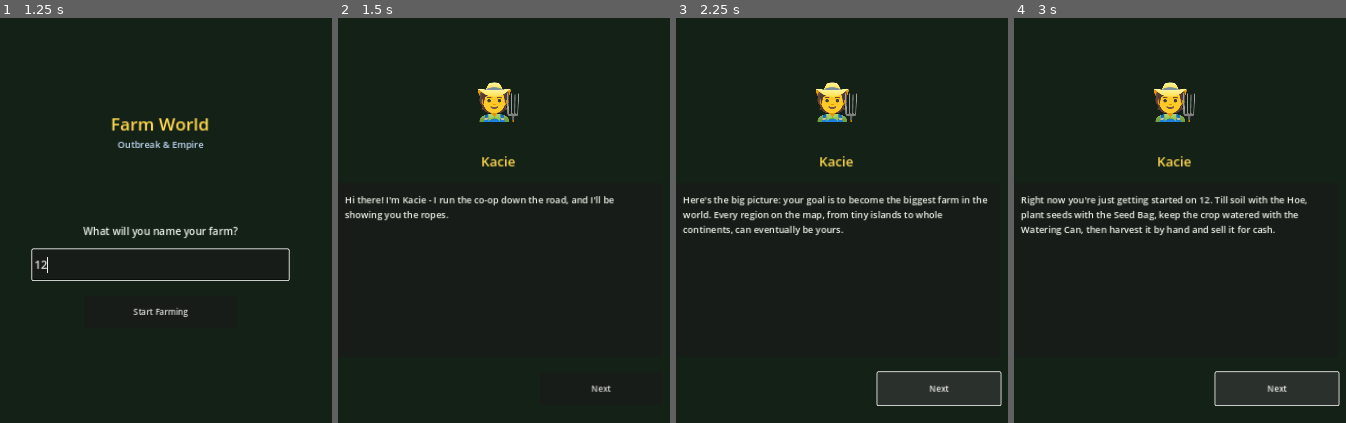
Above: before the commit, frames 1-4 (left to right).
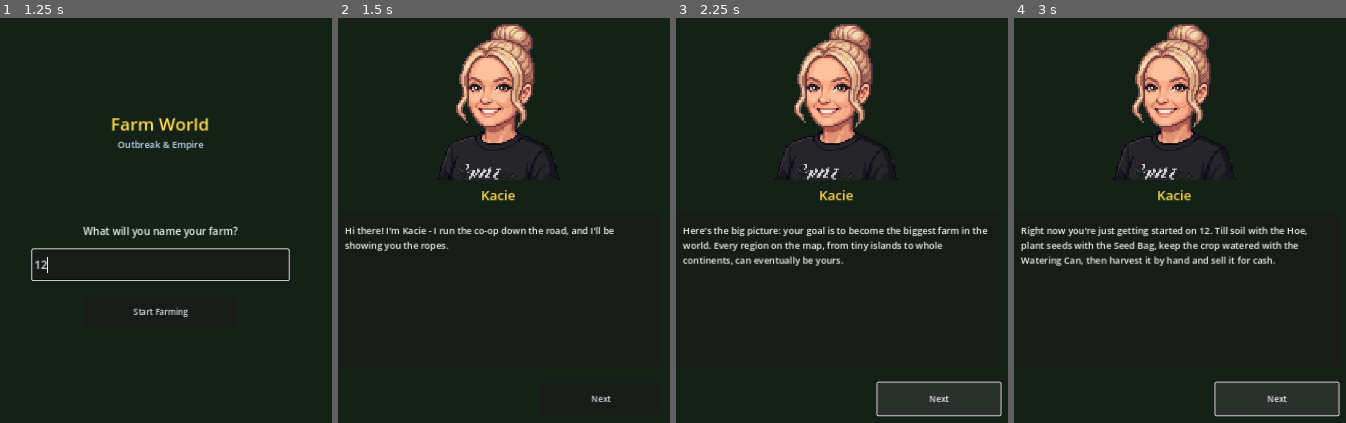
Above: after the commit, the same moments.

Repository: JLA92-bit/JLAProjects
Game: Godot game, scene res://scenes/Main.tscn
Two runs of this game, one before a commit and one after it. Both use one fixed random seed, a clock stepped at 60 frames per second and the inputs below.
Inputs (mouse positions are in pixels of both pictures, inside the frame that each line leads up to):
- Up to frame 1 (1.25 s): click (159, 265) at 0.52 s; type "12" at 0.6 s
- Up to frame 2 (1.5 s): click "Start Farming" at 1.25 s
- Up to frame 3 (2.25 s): click "Next" at 2 s
- Up to frame 4 (3 s): click "Next" at 2.75 s

Frame 1 is identical in both runs. In frame 2, 7.9% of the frame differs, in the area x 2-84%, y 1-95%; in frame 3, 11%; in frame 4, 11%, in the area x 2-99%, y 1-99%.

Commit message:
Use real Kacie portrait in dialogue, expand Home Farm to 16x11
Wires in the actual portrait image for Kacie (background checkerboard
removed, cropped and downscaled) in place of the emoji placeholder used
in the intro dialogue.

Also expands the playable farm grid from 10x7 to 16x11 tiles (~2.5x more
farmland) per feedback that the starting plot felt cramped - this affects
every plot uniformly (Home Farm and any owned world region), since they
all share the same grid-building code. Fixes two issues this surfaced:
- the camera's fixed height offset no longer cleared the larger orthogonal
  frustum, so its bottom rays started below the ground plane and never hit
  it (visible as a sky gap no amount of backdrop tiles could fix) - now
  scaled together with the grid so the same viewing angle stays clear of
  the ground plane
- an existing save's plot grids are sized to the old dimensions; loading
  now detects the mismatch and rebuilds those grids fresh instead of
  indexing past their bounds

Co-Authored-By: Claude Sonnet 5 <noreply@anthropic.com>
Claude-Session: https://claude.ai/code/session_01DNTxo4LPgN535niDF8rEXY

Diff:
--- a/godot/scripts/Main.gd
+++ b/godot/scripts/Main.gd
@@ -1,9 +1,9 @@
 extends Node2D
 
 # ---------- Constants ----------
-const TILE := 64
-const COLS := 10
-const ROWS := 7
+const TILE := 40
+const COLS := 16
+const ROWS := 11
 const DAY_LENGTH := 25.0
 const PLAYER_SPEED := 220.0
 const FARM_ORIGIN := Vector2(40, 110)
@@ -564,7 +564,16 @@
 	cam.projection = Camera3D.PROJECTION_ORTHOGONAL
 	cam.size = COLS * WORLD_TILE * 1.7
 	var center := Vector3((COLS - 1) * WORLD_TILE * 0.5, 0, (ROWS - 1) * WORLD_TILE * 0.5)
-	cam.position = center + Vector3(8, 7, 8)
+	# The camera offset's height (the "7") has to grow with cam.size, not stay
+	# fixed: for this fixed viewing angle, an orthogonal camera's bottom-row
+	# rays start at world Y = offset.y - half_frustum_height * 0.85 (0.85 is
+	# this angle's vertical basis component) and travel further downward from
+	# there - so if that start point is already below Y=0, those rays never
+	# reach the ground plane at all and the sky shows through no matter how
+	# much backdrop is added. Scaling the whole offset with COLS keeps the
+	# same angle while keeping the start point comfortably above the ground.
+	var cam_offset := Vector3(8, 7, 8) * (COLS / 10.0) * 1.3
+	cam.position = center + cam_offset
 	world_root.add_child(cam)
 	cam.look_at(center, Vector3.UP)
 	cam.current = true
@@ -587,7 +596,10 @@
 	# unclaimed farmland stretching toward the horizon instead of a flat
 	# sky-blue void. Individual real tiles (not one scaled-up mesh) so the
 	# shading matches the actual grid perfectly with no visible seam.
-	const BACKDROP_MARGIN := 20
+	# Scaled off COLS (tuned as 20 tiles at the original COLS=10) so a bigger
+	# playable grid - which also zooms the camera out further, see cam.size
+	# in _build_farm_view - still gets enough backdrop to hide the sky.
+	var BACKDROP_MARGIN := int(COLS * 2.0)
 	for tz in range(-BACKDROP_MARGIN, ROWS + BACKDROP_MARGIN):
 		for tx in range(-BACKDROP_MARGIN, COLS + BACKDROP_MARGIN):
 			if tx >= 0 and tx < COLS and tz >= 0 and tz < ROWS:
@@ -1409,19 +1421,30 @@
 	layer.add_child(intro_dialog_panel)
 	_add_opaque_backdrop(intro_dialog_panel)
 
-	var portrait_label := _add_label(intro_dialog_panel, "🧑‍🌾", Vector2(0, 360), Vector2(720, 120), 90)
-	portrait_label.horizontal_alignment = HORIZONTAL_ALIGNMENT_CENTER
-	var speaker_label := _add_label(intro_dialog_panel, "Kacie", Vector2(0, 500), Vector2(720, 36), 26, Color(1, 0.85, 0.3))
+	var portrait_rect := TextureRect.new()
+	portrait_rect.texture = load("res://assets_3d/textures/kacie_portrait.png")
+	portrait_rect.position = Vector2(240, 250)
+	portrait_rect.size = Vector2(240, 304)
+	portrait_rect.expand_mode = TextureRect.EXPAND_IGNORE_SIZE
+	portrait_rect.stretch_mode = TextureRect.STRETCH_KEEP_ASPECT_CENTERED
+	portrait_rect.custom_minimum_size = Vector2(240, 304)
+	intro_dialog_panel.add_child(portrait_rect)
+	# Controls clamp to their computed minimum size the instant they enter the
+	# tree, and a TextureRect's minimum size tracks its texture regardless of
+	# expand_mode - so the requested size only sticks if it's (re)applied
+	# after add_child, once that one-time clamp has already happened.
+	portrait_rect.size = Vector2(240, 304)
+	var speaker_label := _add_label(intro_dialog_panel, "Kacie", Vector2(0, 566), Vector2(720, 36), 26, Color(1, 0.85, 0.3))
 	speaker_label.horizontal_alignment = HORIZONTAL_ALIGNMENT_CENTER
 
 	var body_panel := Panel.new()
-	body_panel.position = Vector2(40, 560)
-	body_panel.size = Vector2(640, 340)
+	body_panel.position = Vector2(40, 620)
+	body_panel.size = Vector2(640, 300)
 	intro_dialog_panel.add_child(body_panel)
-	intro_dialog_body = _add_label(body_panel, "", Vector2(20, 20), Vector2(600, 300), 18)
+	intro_dialog_body = _add_label(body_panel, "", Vector2(20, 20), Vector2(600, 260), 18)
 	intro_dialog_body.autowrap_mode = TextServer.AUTOWRAP_WORD
 
-	intro_dialog_next_btn = _add_button(intro_dialog_panel, "Next", Vector2(440, 930), Vector2(240, 64), _advance_intro_dialog)
+	intro_dialog_next_btn = _add_button(intro_dialog_panel, "Next", Vector2(440, 950), Vector2(240, 64), _advance_intro_dialog)
 
 func _kacie_intro_pages() -> Array:
 	var shown_name = farm_name if farm_name != "" else "Home Farm"
@@ -2124,6 +2147,15 @@
 	elif parsed.has("tiles"):
 		# Pre-multi-plot save: the single grid it had becomes the home plot.
 		plots = {"home": parsed["tiles"]}
+	# A save from before a ROWS/COLS change carries grids sized to the old
+	# dimensions - indexing those with the current ROWS/COLS would run past
+	# their bounds. Replace any mismatched grid with a fresh one rather than
+	# trying to splice old tile data into a different-sized grid.
+	for plot_key in plots.keys():
+		var grid = plots[plot_key]
+		var grid_ok = typeof(grid) == TYPE_ARRAY and grid.size() == ROWS and (ROWS == 0 or (typeof(grid[0]) == TYPE_ARRAY and grid[0].size() == COLS))
+		if not grid_ok:
+			plots[plot_key] = _make_empty_grid()
 	if not plots.has("home"):
 		plots["home"] = _make_empty_grid()
 	for reg in regions:
Binary file added: godot/assets_3d/textures/kacie_portrait.png
Not shown, changed: godot/assets_3d/CREDITS.md
